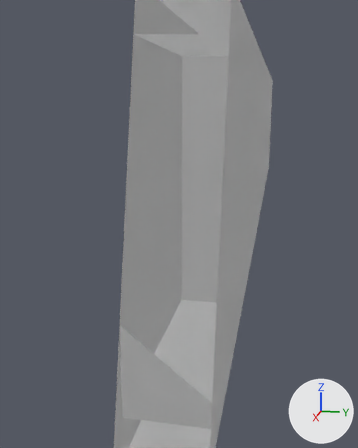
Renders of the COLLADA model app/01_Props/scoreboard/_Master/P_ScoreboardTiles_H-4-Export_.dae from each side of a commit.
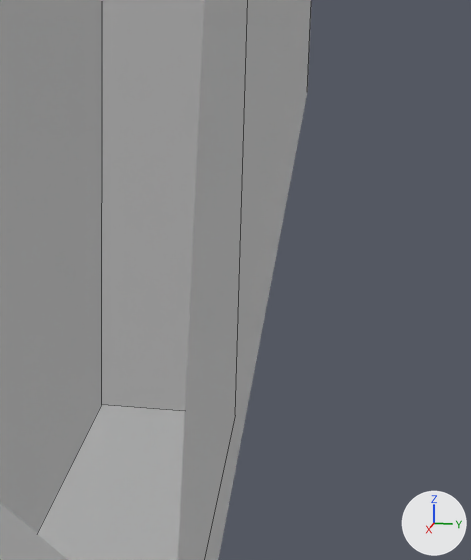
There are two pictures of each version: one from a 50 mm lens placed at (0.29, 0.049, 0.062), pointed at (0.004, -0.008, -0.01), one close up on the part from 39% to 95% of the width and 29% to 82% of the height. The axes (+X, +Y, +Z) are drawn at lower right. The lights are the same throughout. The close-ups show mesh edges as thin lines. Everything nearer to the camera than a plane just in front of the edit is cut away.

The first close-up shows 'Mesh_X_inn9', 'Mesh_X_stateWaiting'.
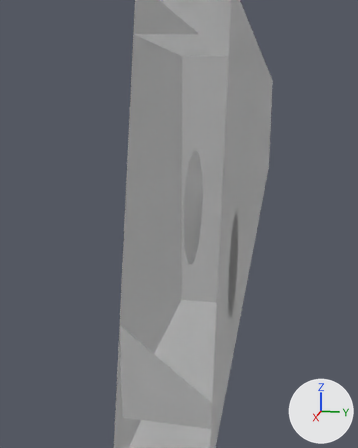
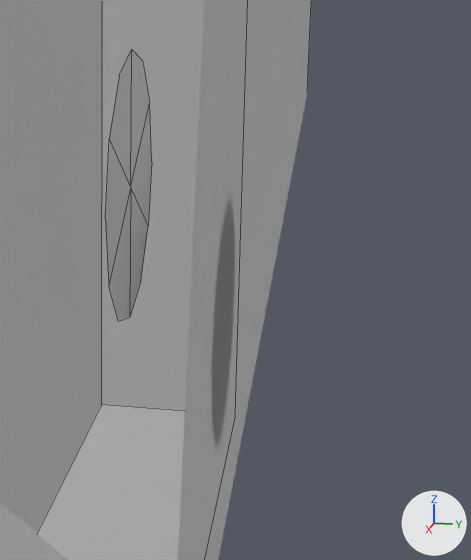
Edits to the bpy script that builds the scene:
```text
Add me_geometries_14:
    me_geometries_14.from_pydata([(0.0352, 0.0, 0.0), (0.0176, 0.0, 0.0304), (-0.0176, 0.0, 0.0304), (-0.0176, 0.0, -0.0304), (-0.0352, 0.0, 0.0), (0.0176, 0.0, -0.0304), (-0.0303, 0.0, -0.0175), (0.0, 0.0, 0.0), (0.0303, 0.0, 0.0175), (0.0, 0.0, 0.035), (0.0, 0.0, -0.035), (-0.0303, 0.0, 0.0175), (0.0303, 0.0, -0.0175)], [], [(6, 7, 11, 4), (0, 8, 7, 12), (3, 10, 7, 6), (1, 9, 7, 8), (2, 11, 7, 9), (5, 12, 7, 10)])
    me_geometries_14.materials.append(mat_materiallibrary_scoreboard_element_mat)  # its picture is missing
Add ob_mesh_x_outmarker:
    ob_mesh_x_outmarker = bpy.data.objects.new('Mesh_X_outMarker', me_geometries_14)
    ob_mesh_x_outmarker.location = (0.0, 0.0, 0.0)
```

Pixel boxes (x1, y1, x2, y2) of what changed, in the close-ups (471 x 560 px):
'Mesh_X_outMarker', added
    after: (105, 50, 152, 321)
'Mesh_X_inn4', unchanged, uncovered by the edit
    after: (0, 0, 193, 560)
